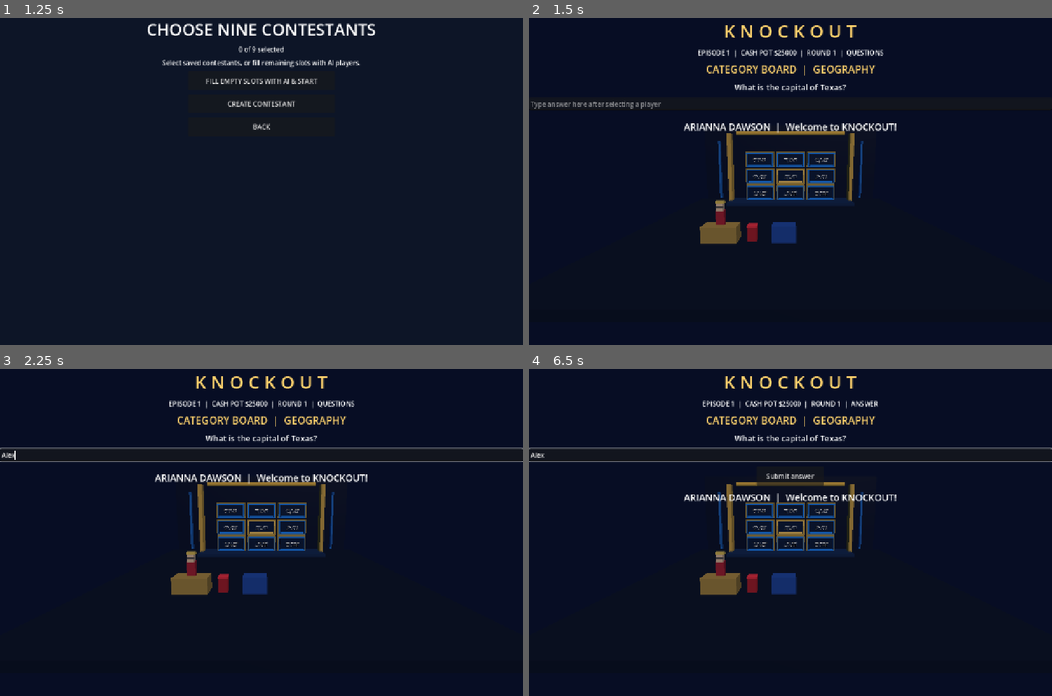
Above: before the commit, frames 1-4 (two rows, left to right).
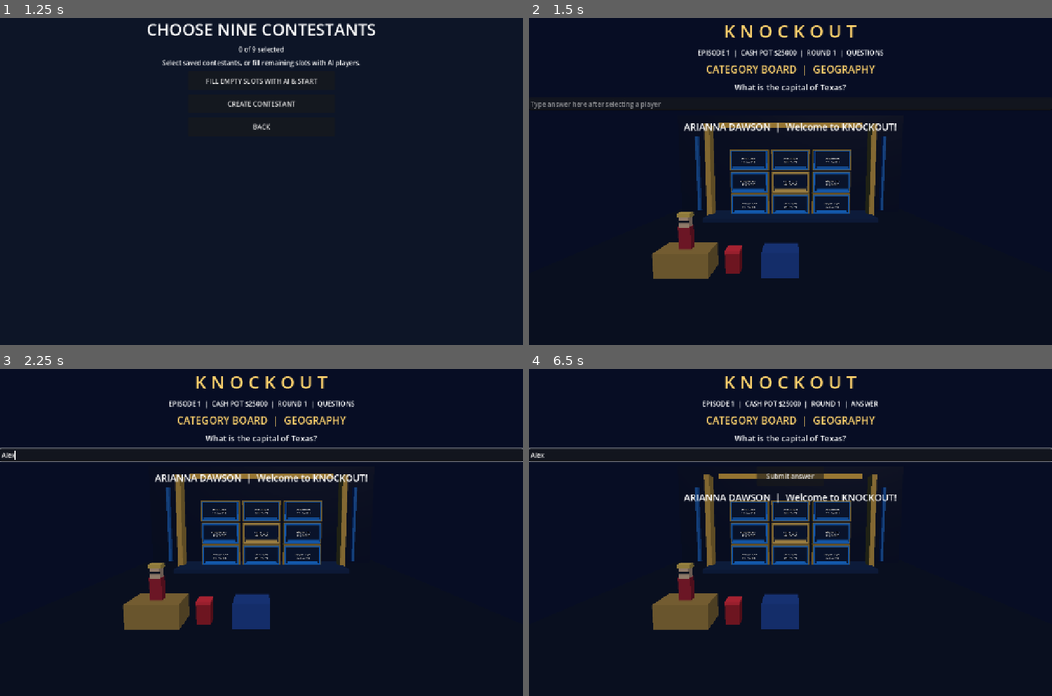
Above: after the commit, the same moments.

Repository: Becksploder2/Knockout
Game: Godot game, scene res://scenes/launcher.tscn
The game is run twice, just before and just after one commit, with the same random seed, the same clock (stepped at 60 frames per second) and the same inputs.
Inputs (mouse positions are in pixels of both pictures, inside the frame that each line leads up to):
- Up to frame 1 (1.25 s): click "PLAY KNOCKOUT" at 0.5 s
- Up to frame 2 (1.5 s): click "FILL EMPTY SLOTS WITH AI & ST…" at 1.25 s
- Up to frame 3 (2.25 s): click (261, 454) at 2.02 s; type "Alex" at 2.1 s
- Up to frame 4 (6.5 s): tap Enter at 2.75, 4.25, 5.75 s; tap Space at 3.5, 5 s

Frame 1 is identical in both runs. In frame 2, 8.9% of the frame differs, in the area x 23-69%, y 32-80%; in frame 3, 8.9%; in frame 4, 8.9%.

Commit message:
Enlarge nine-bay stage in camera frame while preserving Arianna podium and Terminator button foreground

Diff:
--- a/Main.gd
+++ b/Main.gd
@@ -472,7 +472,7 @@
 	render()
 
 func _square_light_position(index: int) -> Vector3:
-	return Vector3(float(index % 3 - 1) * 5.0, 7.0 - float(index / 3) * 2.7, -9.6)
+	return Vector3(float(index % 3 - 1) * 5.0, 7.0 - float(index / 3) * 2.7, -6.6)
 
 func _finish_spotlight() -> void:
 	terminator_running = false
@@ -705,8 +705,9 @@
 	studio_root = Node3D.new()
 	viewport.add_child(studio_root)
 	var camera := Camera3D.new()
-	camera.position = Vector3(0, 7.8, 24)
-	camera.look_at_from_position(camera.position, Vector3(0, 4.2, -5), Vector3.UP)
+	camera.position = Vector3(0, 6.7, 17.5)
+	camera.fov = 76.0
+	camera.look_at_from_position(camera.position, Vector3(0, 4.6, -5.8), Vector3.UP)
 	studio_root.add_child(camera)
 	camera.current = true
 	var light := DirectionalLight3D.new()
@@ -738,12 +739,12 @@
 	studio_root.add_child(environment)
 	_studio_box(Vector3(0, -0.4, 0), Vector3(32, 0.7, 28), Color("#11182a"))
 	# Original branded cyc wall and illuminated stage framing.
-	_studio_box(Vector3(0, 6.0, -14.2), Vector3(30, 14, 0.5), Color("#10172e"))
-	_studio_box(Vector3(0, 11.6, -13.7), Vector3(18.8, 0.6, 0.55), Color("#f6bb47"))
-	_studio_box(Vector3(0, 0.15, -10.8), Vector3(20.0, 0.45, 4.2), Color("#172a50"))
+	_studio_box(Vector3(0, 6.0, -11.2), Vector3(30, 14, 0.5), Color("#10172e"))
+	_studio_box(Vector3(0, 11.6, -10.7), Vector3(18.8, 0.6, 0.55), Color("#f6bb47"))
+	_studio_box(Vector3(0, 0.15, -7.8), Vector3(20.0, 0.45, 4.2), Color("#172a50"))
 	for side in [-1, 1]:
-		_studio_box(Vector3(float(side) * 9.9, 5.6, -11.3), Vector3(0.6, 11.3, 1.3), Color("#d9a849"))
-		_studio_box(Vector3(float(side) * 12.4, 5.2, -13.7), Vector3(0.35, 10.0, 0.5), Color("#2266bb"))
+		_studio_box(Vector3(float(side) * 9.9, 5.6, -8.3), Vector3(0.6, 11.3, 1.3), Color("#d9a849"))
+		_studio_box(Vector3(float(side) * 12.4, 5.2, -10.7), Vector3(0.35, 10.0, 0.5), Color("#2266bb"))
 	for row_index in range(3):
 		for col_index in range(3):
 			var x: float = float(col_index - 1) * 5.0
@@ -751,13 +752,13 @@
 			var champion: bool = row_index == 1 and col_index == 1
 			var accent: Color = Color("#ffcb62") if champion else Color("#218bff")
 			# Each cell is a framed contestant bay rather than a flat floating panel.
-			_studio_box(Vector3(x, y, -11.35), Vector3(4.7, 2.55, 0.65), Color("#b58c39"))
-			_studio_box(Vector3(x, y, -11), Vector3(4.35, 2.3, 0.5), accent)
-			_studio_box(Vector3(x, y, -10.69), Vector3(4.0, 2.0, 0.12), Color("#101f3d"))
-			_studio_box(Vector3(x, y - 0.84, -10.5), Vector3(3.7, 0.2, 0.45), accent)
+			_studio_box(Vector3(x, y, -8.35), Vector3(4.7, 2.55, 0.65), Color("#b58c39"))
+			_studio_box(Vector3(x, y, -8), Vector3(4.35, 2.3, 0.5), accent)
+			_studio_box(Vector3(x, y, -7.69), Vector3(4.0, 2.0, 0.12), Color("#101f3d"))
+			_studio_box(Vector3(x, y - 0.84, -7.5), Vector3(3.7, 0.2, 0.45), accent)
 			var nameplate := Label3D.new()
-			nameplate.position = Vector3(x, y, -10.35)
-			nameplate.pixel_size = 0.008
+			nameplate.position = Vector3(x, y, -7.35)
+			nameplate.pixel_size = 0.0065
 			nameplate.font_size = 42
 			nameplate.outline_size = 8
 			nameplate.modulate = Color.WHITE
